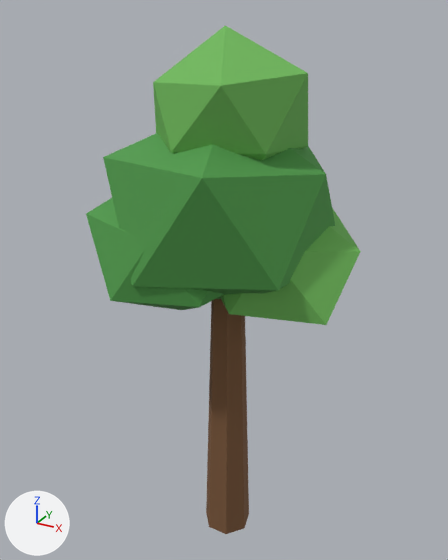
Two versions of the Blender file art/source/tree_tall.blend, one commit apart.
Camera for both pictures: a 50 mm camera at (1.43, -2.65, 2.96) aimed at (-0.05, 0.05, 1.61). Arrows for +X, +Y and +Z are at lower left; the lights stay in place. The picture after the commit comes second.

Names of what the first picture shows: 'TreeTall'.
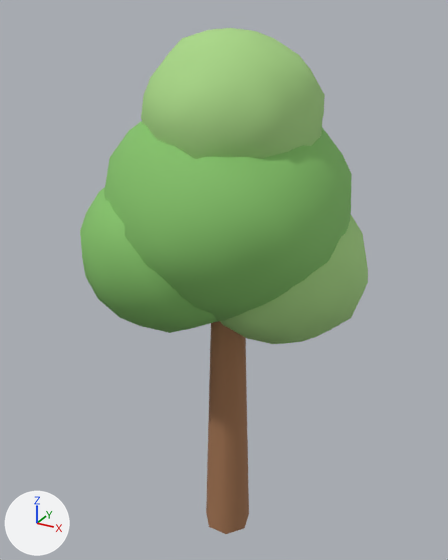
Boxes (x1, y1, x2, y2) around the edits, measured in the pictures (448 x 560 px):
```json
{"object": "TreeTall", "change": "recoloured, reshaped", "before": [86, 26, 361, 534], "after": [80, 28, 368, 534]}
{"part": 1, "of": "me_treetall", "change": "rebuilt", "before": [103, 133, 335, 299], "after": [104, 121, 352, 322], "on screen": "7% wider, 21% taller"}
{"part": 2, "of": "me_treetall", "change": "rebuilt", "before": [221, 208, 361, 325], "after": [220, 215, 368, 344]}
{"part": 3, "of": "me_treetall", "change": "rebuilt", "before": [153, 26, 308, 161], "after": [141, 28, 325, 159], "on screen": "19% wider"}
{"part": 4, "of": "me_treetall", "change": "rebuilt", "before": [86, 198, 223, 310], "after": [80, 187, 216, 333]}
{"part": 5, "of": "me_treetall", "change": "shading changed", "before": [206, 299, 249, 534], "after": [206, 321, 249, 534]}
```

Edits to the scene script, one JSON object a line:
```json
{"op": "set", "path": "mat_bark.base_color", "old": "(0.195, 0.0931, 0.0395)", "new": "(0.371, 0.178, 0.0844)", "note": "brown #7a5638 -> brown #a47552"}
{"op": "set", "path": "mat_leaves.base_color", "old": "(0.0782, 0.323, 0.0685)", "new": "(0.238, 0.558, 0.144)", "note": "green #4f9a4a -> green #86c56a"}
{"op": "set", "path": "mat_leaveslight.base_color", "old": "(0.159, 0.479, 0.102)", "new": "(0.397, 0.687, 0.238)", "note": "green #6fb85a -> green #a9d886"}
{"block": "me_treetall", "where": "# used by ob_treetall; location = (0.0, 0.0, 0.0)"}
{"op": "remove", "block": "me_treetall", "code": "me_treetall.from_pydata(...)  # 62 vertices, 89 faces; spans x -0.63..0.66, y -0.54..0.56, z 0.0..2.89"}
{"op": "add", "block": "me_treetall", "code": "me_treetall.from_pydata(...)  # 662 vertices, 1289 faces; spans x -0.7..0.71, y -0.63..0.63, z 0.0..2.88"}
{"block": "me_treetall", "change": "me_treetall part 1: the loose piece of 12 vertices spanning x -0.59..0.51, y -0.54..0.56, z 1.51..2.55 is rebuilt with 162 vertices and now spans x -0.62..0.61, y -0.63..0.63, z 1.49..2.6"}
{"block": "me_treetall", "change": "me_treetall part 2: the loose piece of 12 vertices spanning x -0.17..0.66, y -0.27..0.48, z 1.41..2.14 is rebuilt with 162 vertices and now spans x -0.21..0.71, y -0.34..0.55, z 1.35..2.16"}
{"block": "me_treetall", "change": "me_treetall part 3: the loose piece of 12 vertices spanning x -0.35..0.42, y -0.38..0.29, z 2.09..2.89 is rebuilt with 162 vertices and now spans x -0.37..0.47, y -0.48..0.38, z 2.12..2.88"}
{"block": "me_treetall", "change": "me_treetall part 4: the loose piece of 12 vertices spanning x -0.63..0.18, y -0.54..0.23, z 1.48..2.29 is rebuilt with 162 vertices and now spans x -0.7..0.26, y -0.62..0.32, z 1.42..2.29"}
{"block": "me_treetall", "change": "me_treetall part 5: 9 kept faces spanning x -0.14..0.14, y -0.13..0.14, z 0.0..1.9 are now shaded smooth"}
```
